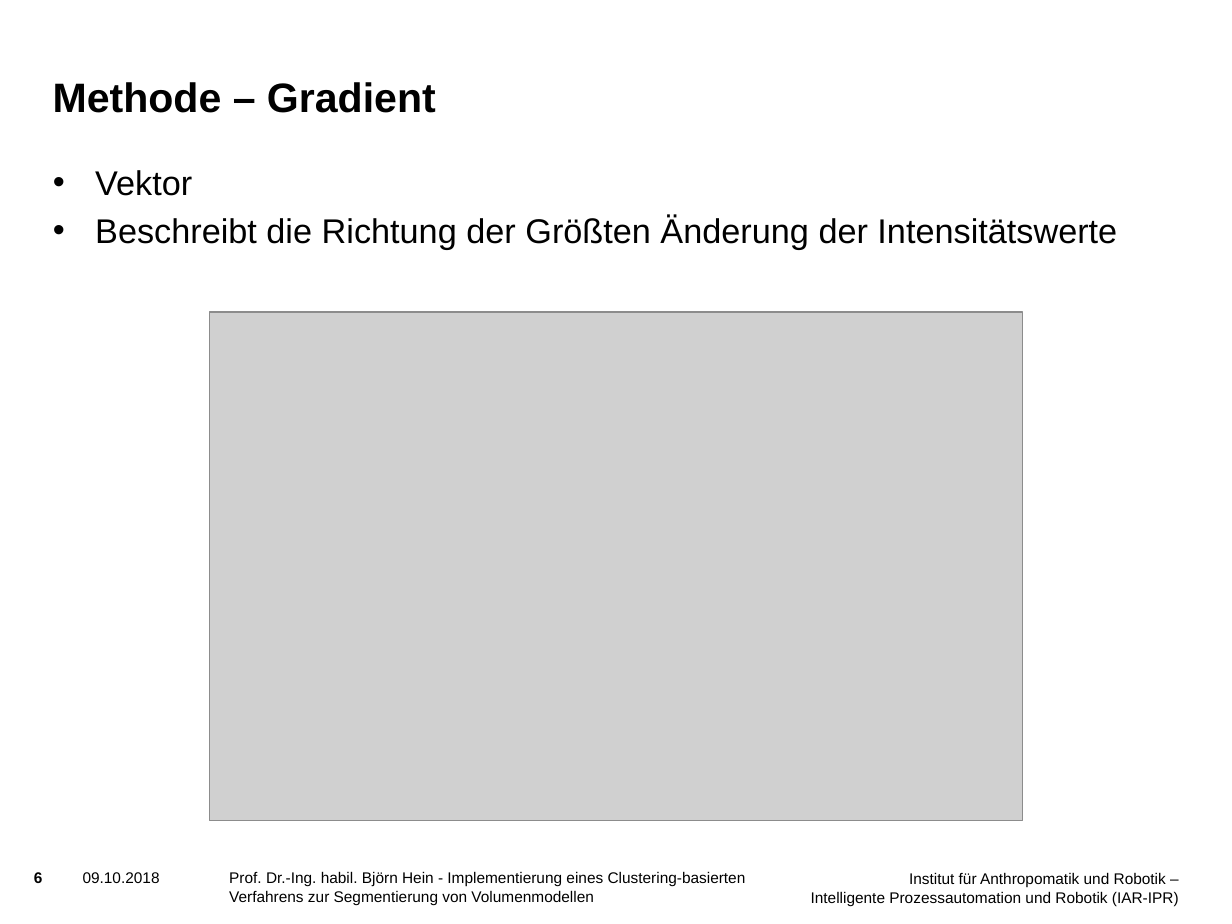
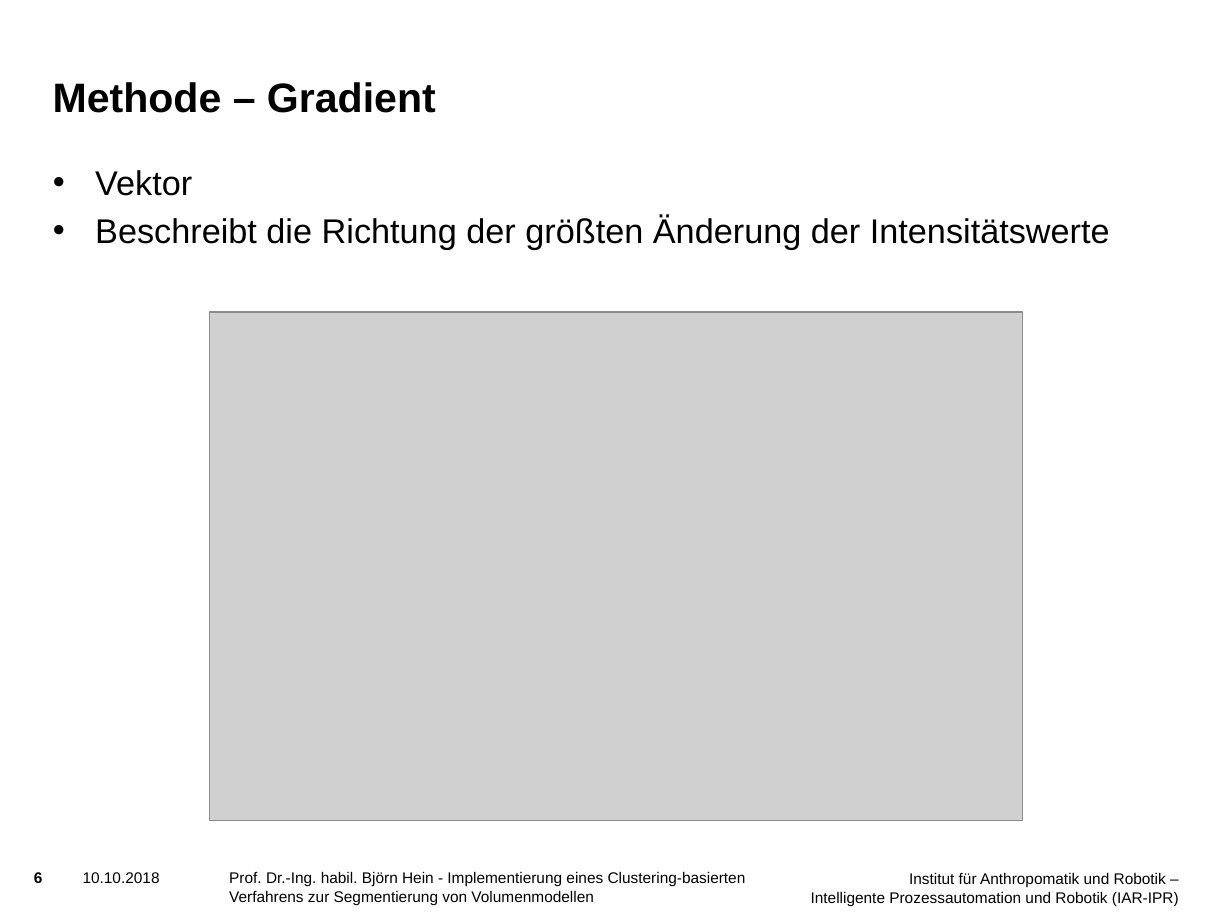
Before and after one commit to SchiriSchaf/Bachelorarbeit, a slide deck: slide 6 of Vortrag/Präsentation.pptx. Drawn at 1232x924 pixels with LibreOffice and Linux fonts; fonts in the diff are those of the drawing; grey boxes stand for pictures; background and template pictures are left out. Boxes give left, top, right and bottom in pixels: in the first picture for what was removed or moved away, otherwise in the second. Text is boxed around its words. In the diff, an @@ line names an element or a change of style, - is before the commit and + after.

```diff
--- a/Vortrag/Präsentation.pptx
+++ b/Vortrag/Präsentation.pptx
@@ text at (95,216,1110,250): text changed @@
-• Beschreibt die Richtung der Größten Änderung der Intensitätswerte
+• Beschreibt die Richtung der größten Änderung der Intensitätswerte
@@ text at (83,872,160,883): text changed @@
-09.10.2018
+10.10.2018
```
Also in this commit, not shown: 22 other slides changed.
